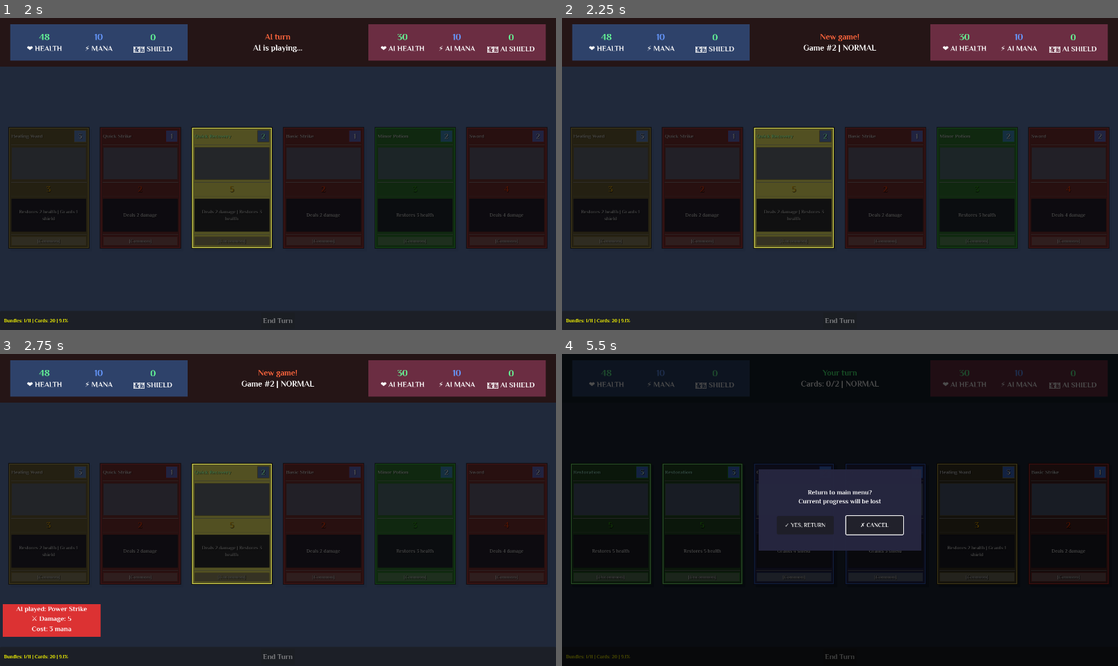
Above: before the commit, frames 1-4 (two rows, left to right).
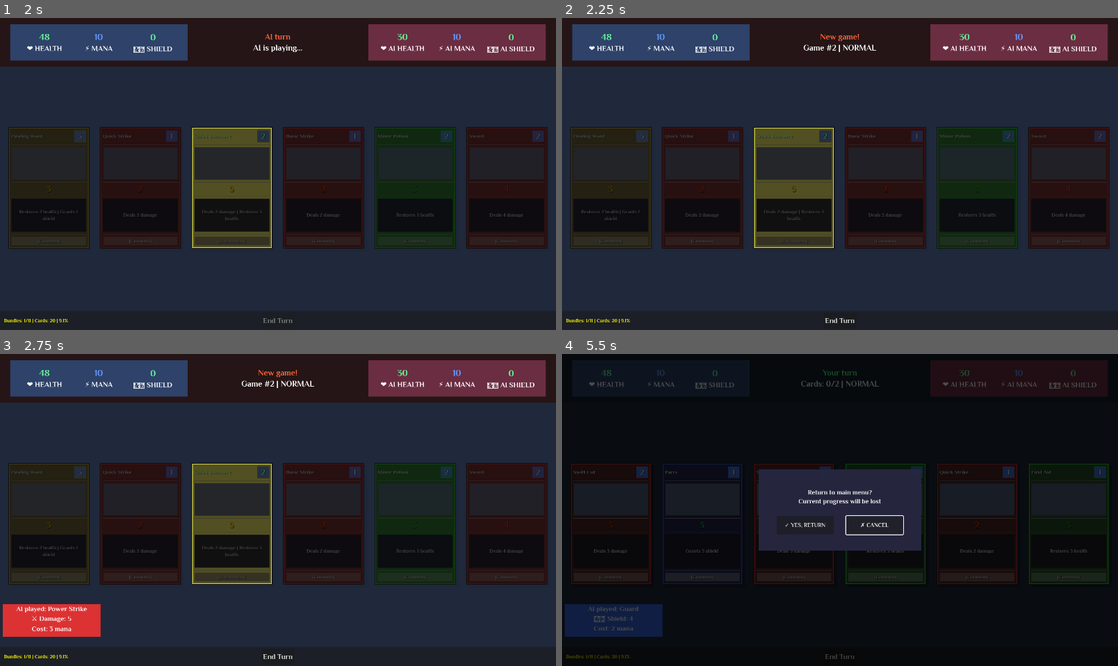
Above: after the commit, the same moments.

Repository: lextrack/Card-Vault-Keeper-Arena
Game: Godot game, scene res://scenes/Main.tscn
Two runs of this game, one before a commit and one after it. Both use one fixed random seed, a clock stepped at 60 frames per second and the inputs below. This scene is started directly instead of the project's main scene. Video files are missing from this copy of the repository; at most half a second of black plays in their place. Sound files missing from this copy of the repository are replaced by a short silence.
Inputs (mouse positions are in pixels of both pictures, inside the frame that each line leads up to):
- Up to frame 1 (2 s): click "End Turn" at 0.5 s; tap Enter (game_select) at 1.25 s; move the mouse to (50, 186) at 1.27 s; hold Up (ui_up) from 1.28 s (still down); hold Enter (game_select) from 1.28 s (still down); click (50, 186) at 1.42 s
- Up to frame 2 (2.25 s): keep holding Up (ui_up); tap R (game_restart) at 2 s; move the mouse to (701, 186) at 2.02 s; release Enter (game_select) at 2.03 s; tap C (ChallengeHub_access) at 2.1 s; click (701, 186) at 2.17 s
- Up to frame 3 (2.75 s): keep holding Up (ui_up); tap Enter (game_select) at 2.3 s
- Up to frame 4 (5.5 s): move the mouse to (795, 522) at 2.77 s; release Up (ui_up) at 2.78 s; hold H (game_controls) 2.78-3.53 s; hold Left (ui_left) 2.78-4.28 s; click (795, 522) at 2.92 s; tap Enter (game_select) at 3.05, 3.6 s; tap R (game_restart) at 3.5, 4.25, 4.9 s; move the mouse to (612, 522) at 3.52 s; click (612, 522) at 3.67 s; move the mouse to (701, 522) at 4.27 s; hold Escape (game_back) 4.28-5.03 s; hold Enter (game_select) 4.28-5.03 s; click (701, 522) at 4.42 s; hold Right (ui_right) from 5.03 s (still down); tap H (game_controls) at 5.1 s; click (701, 522) at 5.17 s

Frame 1 is identical in both runs. In frame 2, less than 0.1% of the frame differs, in the area x 47-53%, y 96-98%; in frame 3, less than 0.1%; in frame 4, 3.3%, in the area x 0-99%, y 35-91%.
Error before the commit: Invalid access to property or key 'turn_number' on a base object of type 'Nil'. (res://scripts/Main.gd:886)
Error after the commit: Invalid access to property or key 'turn_number' on a base object of type 'Nil'. (res://scripts/Main.gd:893)

Commit message:
Several fixes related to the state game

Diff:
--- a/scripts/Card.gd
+++ b/scripts/Card.gd
@@ -42,6 +42,8 @@
 var has_played_epic_animation: bool = false
 var has_played_entrance: bool = false
 var should_play_entrance: bool = true
+var is_being_played: bool = false
+var animation_in_progress: bool = false
 
 func _ready():
 	original_scale = scale
@@ -201,10 +203,11 @@
 		animate_shadow_on_unhover()
 
 func play_entrance_animation():
-	if has_played_entrance or not should_play_entrance:
+	if has_played_entrance or not should_play_entrance or is_being_played:
 		return
 
 	has_played_entrance = true
+	animation_in_progress = true
 
 	modulate.a = 0.0
 	scale = Vector2(0.7, 0.7)
@@ -226,10 +229,15 @@
 
 	await entrance_tween.finished
 
-	if is_playable:
+	animation_in_progress = false
+
+	if is_playable and not is_being_played:
 		start_idle_shadow_animation()
 
 func play_selection_animation():
+	if is_being_played or animation_in_progress:
+		return
+
 	if not is_playable:
 		play_disabled_animation()
 		return
@@ -242,28 +250,55 @@
 	selection_tween = create_tween()
 	selection_tween.set_parallel(true)
 
-	selection_tween.tween_property(self, "scale", original_scale * 1.2, 0.08)
-	selection_tween.tween_property(self, "scale", original_scale, 0.12).set_delay(0.08)
+	selection_tween.tween_property(self, "scale", original_scale * 1.1, 0.06)
+	selection_tween.tween_property(self, "scale", original_scale, 0.08).set_delay(0.06)
+
+	var original_modulate = modulate
+	selection_tween.tween_property(self, "modulate", Color(1.15, 1.15, 1.15, 1.0), 0.06)
+	selection_tween.tween_property(self, "modulate", original_modulate, 0.08).set_delay(0.06)
 
 func play_disabled_animation():
+	if is_being_played or animation_in_progress:
+		return
+
+	animation_in_progress = true
+
 	var shake_tween = create_tween()
 	shake_tween.set_parallel(true)
 
-	shake_tween.tween_property(self, "position:x", original_position.x + 3, 0.05)
-	shake_tween.tween_property(self, "position:x", original_position.x - 3, 0.05)
-	shake_tween.tween_property(self, "position:x", original_position.x + 2, 0.05)
-	shake_tween.tween_property(self, "position:x", original_position.x, 0.05)
+	var shake_positions = [
+		original_position + Vector2(3, 0),
+		original_position + Vector2(-3, 0),
+		original_position + Vector2(2, 0),
+		original_position + Vector2(-2, 0),
+		original_position
+	]
+
+	for i in range(shake_positions.size()):
+		var delay = i * 0.04
+		shake_tween.tween_property(self, "position", shake_positions[i], 0.04).set_delay(delay)
+
+	var original_modulate = modulate
+	shake_tween.tween_property(self, "modulate", Color(1.3, 0.7, 0.7, 1.0), 0.08)
+	shake_tween.tween_property(self, "modulate", original_modulate, 0.12).set_delay(0.08)
+
+	await shake_tween.finished
+	animation_in_progress = false
 
 func play_card_animation():
+	if is_being_played:
+		return
+
+	is_being_played = true
 	card_played.emit(self)
 	_cleanup_tweens()
 
 	play_tween = create_tween()
 	play_tween.set_parallel(true)
 
-	play_tween.tween_property(self, "position", position + Vector2(0, -50), 0.1)
-	play_tween.tween_property(self, "scale", Vector2(0.8, 0.8), 0.1)
-	play_tween.tween_property(self, "modulate:a", 0.0, 0.1)
+	play_tween.tween_property(self, "position", position + Vector2(0, -80), 0.1)
+	play_tween.tween_property(self, "scale", Vector2(0.7, 0.7), 0.1)
+	play_tween.tween_property(self, "modulate:a", 0.0, 0.15)
 
 	if card_shadow:
 		play_tween.tween_property(card_shadow, "modulate:a", 0.0, 0.1)
@@ -276,7 +311,7 @@
 
 	var tweens_to_kill = [hover_tween, entrance_tween, epic_border_tween, playable_tween, shadow_tween, selection_tween]
 	for tween in tweens_to_kill:
-		if tween:
+		if tween and tween.is_valid():
 			tween.kill()
 
 func update_display():
@@ -412,12 +447,17 @@
 
 func _on_card_input(event: InputEvent):
 	if event is InputEventMouseButton and event.pressed and event.button_index == MOUSE_BUTTON_LEFT:
+		if is_being_played or animation_in_progress:
+			print("Card input ignored - animation in progress or card being played")
+			return
+
+		if is_playable and not is_being_played:
+			card_clicked.emit(self)
+
 		play_selection_animation()
-		if is_playable:
-			card_clicked.emit(self)
 
 func _on_mouse_entered():
-	if not is_hovered and is_playable:
+	if not is_hovered and is_playable and not is_being_played and not animation_in_progress:
 		is_hovered = true
 
 		animate_shadow_on_hover()
@@ -427,11 +467,15 @@
 
 		hover_tween = create_tween()
 		hover_tween.set_parallel(true)
-		hover_tween.tween_property(self, "scale", original_scale * 1.08, 0.12)
-		hover_tween.tween_property(self, "z_index", 10, 0.06)
+
+		hover_tween.tween_property(self, "scale", original_scale * 1.03, 0.1).set_ease(Tween.EASE_OUT)
+		hover_tween.tween_property(self, "z_index", 5, 0.05)
+
+		var hover_modulate = modulate * Color(1.05, 1.05, 1.05, 1.0)
+		hover_tween.tween_property(self, "modulate", hover_modulate, 0.1)
 
 func _on_mouse_exited():
-	if is_hovered:
+	if is_hovered and not is_being_played:
 		is_hovered = false
 
 		animate_shadow_on_unhover()
@@ -441,8 +485,14 @@
 
 		hover_tween = create_tween()
 		hover_tween.set_parallel(true)
-		hover_tween.tween_property(self, "scale", original_scale, 0.12)
-		hover_tween.tween_property(self, "z_index", 0, 0.06)
+
+		hover_tween.tween_property(self, "scale", original_scale, 0.15).set_ease(Tween.EASE_OUT)
+		hover_tween.tween_property(self, "z_index", 0, 0.1)
+
+		if is_playable:
+			hover_tween.tween_property(self, "modulate", Color.WHITE, 0.15)
+		else:
+			hover_tween.tween_property(self, "modulate", Color(0.4, 0.4, 0.4, 0.7), 0.15)
 
 func set_card_data(data: CardData):
 	card_data = data
@@ -452,6 +502,9 @@
 			call_deferred("play_epic_entrance_animation")
 
 func set_playable(playable: bool):
+	if is_being_played:
+		return
+
 	is_playable = playable
 
 	if playable_tween:
@@ -462,7 +515,7 @@
 	if playable:
 		playable_tween.tween_property(self, "modulate", Color.WHITE, 0.2)
 		mouse_filter = Control.MOUSE_FILTER_PASS
-		if has_played_entrance:
+		if has_played_entrance and not is_being_played:
 			start_idle_shadow_animation()
 	else:
 		playable_tween.tween_property(self, "modulate", Color(0.4, 0.4, 0.4, 0.7), 0.15)
@@ -543,5 +596,6 @@
 
 func _notification(what):
 	if what == NOTIFICATION_PREDELETE:
+		is_being_played = true
 		stop_idle_shadow_animation()
 		_cleanup_tweens()
--- a/scripts/GameManager.gd
+++ b/scripts/GameManager.gd
@@ -6,6 +6,7 @@
 var ai: Player
 var game_ended: bool = false
 var pending_game_end: bool = false
+var restart_in_progress: bool = false
 
 func setup(main: Control):
 	main_scene = main
@@ -13,6 +14,7 @@
 func setup_new_game(difficulty: String):
 	game_ended = false
 	pending_game_end = false
+	restart_in_progress = false
 
 	_cleanup_existing_players()
 
@@ -97,17 +99,24 @@
 			a.disconnect(signal_name, callable_target)
 
 func restart_game(game_count: int, difficulty: String):
+	if restart_in_progress:
+		return
+
+	restart_in_progress = true
 	game_ended = false
 	pending_game_end = false
 
 	main_scene.turn_label.text = "New game!"
 	main_scene.ui_manager.selected_card_index = 0
 
+	if main_scene.end_turn_button:
+		main_scene.ui_manager.reset_turn_button(main_scene.end_turn_button, false)
+
 	var difficulty_desc = GameBalance.get_difficulty_description(difficulty)
 	main_scene.game_info_label.text = "Game #" + str(game_count) + " | " + difficulty.to_upper()
 
 func should_restart_for_no_cards() -> bool:
-	if game_ended or not player or not ai:
+	if game_ended or pending_game_end or restart_in_progress or not player or not ai:
 		return false
 
 	return DeckManager.should_restart_game(
@@ -118,9 +127,11 @@
 	)
 
 func restart_for_no_cards():
-	if game_ended:
-		return
-
+	if game_ended or restart_in_progress:
+		print("Cannot restart for no cards: game ended or restart in progress")
+		return
+
+	restart_in_progress = true
 	game_ended = true
 
 	main_scene.turn_label.text = "Both out of cards!"
@@ -130,20 +141,21 @@
 
 	main_scene.restart_game()
 
-func mark_game_ended():
+func mark_game_ended() -> bool:
+	if pending_game_end or game_ended:
+		return false
+
 	pending_game_end = true
-	print("Game end marked - waiting for actions to complete")
+	return true
 
 func can_end_game() -> bool:
 	if not pending_game_end:
 		return false
 
 	if ai and ai.has_method("is_ai_turn_active") and ai.is_ai_turn_active():
-		print("Waiting for AI turn to complete...")
 		return false
 
 	if _has_pending_card_animations():
-		print("Waiting for card animations to complete...")
 		return false
 
 	return true
@@ -158,6 +170,7 @@
 
 func finalize_game_end():
 	if game_ended:
+		print("Game end already finalized")
 		return
 
 	game_ended = true
@@ -170,8 +183,11 @@
 func is_game_ending() -> bool:
 	return pending_game_end or game_ended
 
+func is_restart_in_progress() -> bool:
+	return restart_in_progress
+
 func end_turn_limit_reached():
-	if game_ended:
+	if game_ended or restart_in_progress:
 		return
 
 	main_scene.turn_label.text = "Limit reached!"
@@ -179,7 +195,7 @@
 	await main_scene.get_tree().create_timer(GameBalance.get_timer_delay("turn_end")).timeout
 
 func end_turn_no_cards():
-	if game_ended:
+	if game_ended or restart_in_progress:
 		return
 
 	main_scene.turn_label.text = "No cards!"
@@ -187,7 +203,7 @@
 	await main_scene.get_tree().create_timer(GameBalance.get_timer_delay("turn_end")).timeout
 
 func handle_game_over(message: String, end_turn_button: Button):
-	if game_ended:
+	if game_ended or restart_in_progress:
 		return
 
 	game_ended = true
--- a/scripts/InputManager.gd
+++ b/scripts/InputManager.gd
@@ -50,9 +50,15 @@
 	gamepad_mode = last_input_was_gamepad
 	var end_turn_button = main_scene.end_turn_button
 
+	if end_turn_button:
+		main_scene.ui_manager.reset_turn_button(end_turn_button, gamepad_mode)
+
 	_update_controls_panel()
 	main_scene.ui_manager.selected_card_index = 0
 	main_scene.ui_manager.update_card_selection(gamepad_mode, main_scene.player)
+
+	if end_turn_button and main_scene.player:
+		main_scene.ui_manager.update_turn_button_text(main_scene.player, end_turn_button, gamepad_mode)
 
 func start_ai_turn():
 	gamepad_mode = false
--- a/scripts/Main.gd
+++ b/scripts/Main.gd
@@ -618,6 +618,9 @@
 
 	if damage_bonus_label:
 		damage_bonus_label.visible = false
+
+	if end_turn_button:
+		ui_manager.reset_turn_button(end_turn_button, input_manager.gamepad_mode)
 
 	ui_manager.update_all_labels(player, ai)
 	ui_manager.update_hand_display_no_animation(player, card_scene, hand_container)
@@ -870,6 +873,10 @@
 	audio_helper.play_turn_change_sound(true)
 	ui_manager.start_player_turn(player, difficulty)
 
+	if end_turn_button:
+		ui_manager.reset_turn_button(end_turn_button, input_manager.gamepad_mode)
+		ui_manager.update_turn_button_text(player, end_turn_button, input_manager.gamepad_mode)
+
 	controls_panel.update_player_turn(true)
 	controls_panel.update_cards_available(player.hand.size() > 0)
 
@@ -877,7 +884,7 @@
 		player.card_drawn.emit(cards_actually_drawn, true)
 
 func start_ai_turn():
-	if not is_player_turn:
+	if not is_player_turn or game_manager.is_game_ended():
 		return
 
 	is_player_turn = false
@@ -920,9 +927,14 @@
 			return
 
 		await get_tree().create_timer(0.8).timeout
-		start_player_turn()
+
+		if not game_manager.is_game_ended():
+			start_player_turn()
 
 func restart_game():
+	if game_manager.is_restart_in_progress():
+		return
+
 	cleanup_notifications()
 
 	game_count += 1
@@ -949,6 +961,9 @@
 
 	if damage_bonus_label:
 		damage_bonus_label.visible = false
+
+	if end_turn_button:
+		ui_manager.reset_turn_button(end_turn_button, input_manager.gamepad_mode)
 
 	ui_manager.update_all_labels(player, ai)
 	ui_manager.update_hand_display_no_animation(player, card_scene, hand_container)
@@ -1044,7 +1059,9 @@
 			damage_bonus_label.visible = false
 
 func _on_player_died():
-	game_manager.mark_game_ended()
+	if not game_manager.mark_game_ended():
+		return
+
 	_track_game_end(false)
 
 	await _wait_for_actions_to_complete()
@@ -1073,13 +1090,12 @@
 	ai_notification.show_card_notification(card, "AI")
 
 func _on_ai_died():
-	game_manager.mark_game_ended()
+	if not game_manager.mark_game_ended():
+		return
+
 	_track_game_end(true)
-
 	await _wait_for_actions_to_complete()
-
 	game_manager.finalize_game_end()
-
 	await _wait_for_celebrations_to_complete()
 
 	cleanup_notifications()
@@ -1097,6 +1113,7 @@
 
 	await game_manager.handle_game_over("YOU WON! Restarting...", end_turn_button)
 	restart_game()
+
 
 func _wait_for_celebrations_to_complete():
 	var max_wait = 5.0
--- a/scripts/Player.gd
+++ b/scripts/Player.gd
@@ -452,7 +452,13 @@
 	if not is_ai:
 		return
 
+	var main_scene = get_tree().get_first_node_in_group("main_scene")
+	if main_scene and main_scene.game_manager and main_scene.game_manager.is_game_ended():
+		print("AI turn cancelled - game already ended")
+		return
+
 	ai_turn_active = true
+	should_stop_ai_turn = false
 
 	print("   AI executing turn logic...")
 	print("   AI turn number: ", turn_number)
@@ -461,11 +467,15 @@
 
 	await get_tree().create_timer(GameBalance.get_timer_delay("ai_turn_start")).timeout
 
+	if main_scene and main_scene.game_manager and main_scene.game_manager.is_game_ended():
+		ai_turn_active = false
+		print("AI turn cancelled - game ended during delay")
+		return
+
 	var ai_config = GameBalance.get_ai_config(difficulty)
 	var heal_threshold = ai_config.get("heal_threshold", 0.3)
 	var aggression = ai_config.get("aggression", 0.5)
 
-	var main_scene = get_tree().get_first_node_in_group("main_scene")
 	var audio_helper = null
 
 	if not main_scene:
@@ -476,7 +486,11 @@
 
 	print("AI turn config - Heal threshold: ", heal_threshold, " | Aggression: ", aggression)
 
-	while can_play_more_cards():
+	while can_play_more_cards() and not should_stop_ai_turn:
+		if main_scene and main_scene.game_manager and main_scene.game_manager.is_game_ended():
+			print("AI turn stopped - game ended during turn")
+			break
+
 		var playable_cards = DeckManager.get_playable_cards(hand, current_mana)
 
 		if playable_cards.size() == 0:
@@ -529,7 +543,7 @@
 			chosen_card = playable_cards[0]
 			print("AI: Choosing fallback card: ", chosen_card.card_name)
 
-		if chosen_card:
+		if chosen_card and not should_stop_ai_turn:
 			var ai_bonus = get_damage_bonus()
 			print("   AI chosen card details:")
 			print("   Card: ", chosen_card.card_name, " | Type: ", chosen_card.card_type)
@@ -541,6 +555,11 @@
 			ai_card_played.emit(chosen_card)
 
 			await get_tree().create_timer(GameBalance.get_timer_delay("ai_card_notification")).timeout
+
+			if main_scene and main_scene.game_manager and main_scene.game_manager.is_game_ended():
+				ai_turn_active = false
+				print("AI turn stopped - game ended during notification")
+				return
 
 			if audio_helper:
 				print("AI playing sound for: ", chosen_card.card_type)
@@ -560,11 +579,17 @@
 					play_card(chosen_card, opponent)
 
 			await get_tree().create_timer(GameBalance.get_timer_delay("ai_card_play")).timeout
+
+			if main_scene and main_scene.game_manager and main_scene.game_manager.is_game_ended():
+				ai_turn_active = false
+				print("AI turn stopped - game ended after playing card")
+				return
 		else:
-			print("AI: No card chosen, breaking turn")
+			print("AI: No card chosen or turn stopped, breaking turn")
 			break
 
 	ai_turn_active = false
+	should_stop_ai_turn = false
 	print("AI: Turn completed naturally")
 
 func stop_ai_turn():
--- a/scripts/UIManager.gd
+++ b/scripts/UIManager.gd
@@ -187,6 +187,10 @@
 	if end_turn_button:
 		end_turn_button.disabled = false
 
+		var input_manager = main_scene.input_manager
+		var gamepad_mode = input_manager.gamepad_mode if input_manager else false
+		update_turn_button_text(player, end_turn_button, gamepad_mode)
+
 func start_ai_turn(ai: Player):
 	animate_turn_transition(false)
 
@@ -300,12 +304,20 @@
 	if not end_turn_button or not player:
 		return
 
+	if not main_scene.is_player_turn:
+		end_turn_button.text = "AI Turn"
+		end_turn_button.disabled = true
+		return
+
 	var cards_played = player.get_cards_played()
 	var max_cards = player.get_max_cards_per_turn()
 	var playable_cards = DeckManager.get_playable_cards(player.hand, player.current_mana)
 
+	end_turn_button.disabled = false
+
 	if cards_played >= max_cards:
 		end_turn_button.text = "Waiting"
+		end_turn_button.disabled = true
 	elif playable_cards.size() == 0:
 		end_turn_button.text = "No playable cards"
 	elif player.get_hand_size() == 0:
@@ -315,6 +327,18 @@
 			end_turn_button.text = "🎮 End Turn"
 		else:
 			end_turn_button.text = "End Turn"
+
+func reset_turn_button(end_turn_button: Button, gamepad_mode: bool = false):
+	if not end_turn_button:
+		return
+
+	end_turn_button.disabled = false
+	if gamepad_mode:
+		end_turn_button.text = "🎮 End Turn"
+	else:
+		end_turn_button.text = "End Turn"
+
+	print("Turn button reset to initial state")
 
 func update_cards_played_info(cards_played: int, max_cards: int, difficulty: String):
 	var difficulty_name = difficulty.to_upper()
--- a/scripts/UnlockManager.gd
+++ b/scripts/UnlockManager.gd
@@ -34,9 +34,9 @@
 	"mystic_defense": {
 		"name": "Mystic Defense",
 		"description": "Advanced protective magic",
-		"requirement_text": "Survive 10+ turns in any game",
+		"requirement_text": "Survive 12+ turns in any game",
 		"requirement_type": "survive_turns",
-		"requirement_value": 10,
+		"requirement_value": 12,
 		"cards": ["Iron Defense", "Armored Strike", "Battle Healer"],
 		"rarity_info": "1 Uncommon Shield, 1 Uncommon Hybrid, 1 Rare Hybrid"
 	},
@@ -54,9 +54,9 @@
 	"hybrid_mastery": {
 		"name": "Hybrid Mastery",
 		"description": "Versatile combination effects",
-		"requirement_text": "Play 25 hybrid cards total",
+		"requirement_text": "Play 30 hybrid cards total",
 		"requirement_type": "hybrid_cards_played",
-		"requirement_value": 25,
+		"requirement_value": 30,
 		"cards": ["Paladin's Resolve", "Divine Retribution", "Fortress Guard"],
 		"rarity_info": "3 Rare Hybrid"
 	},
